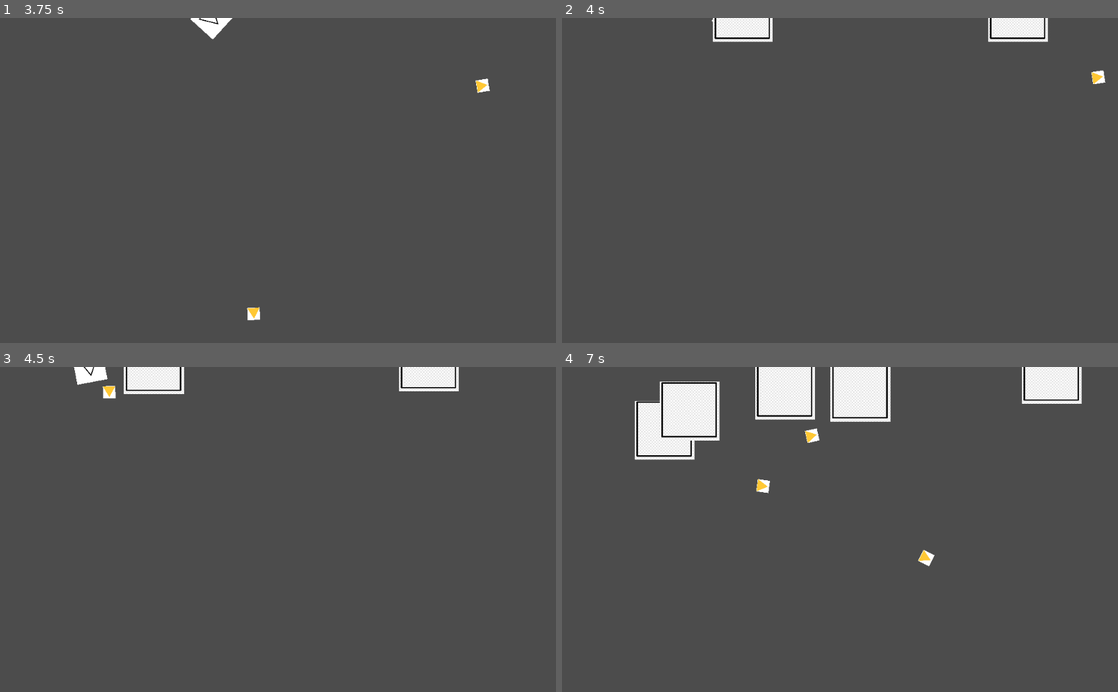
Above: before the commit, frames 1-4 (two rows, left to right).
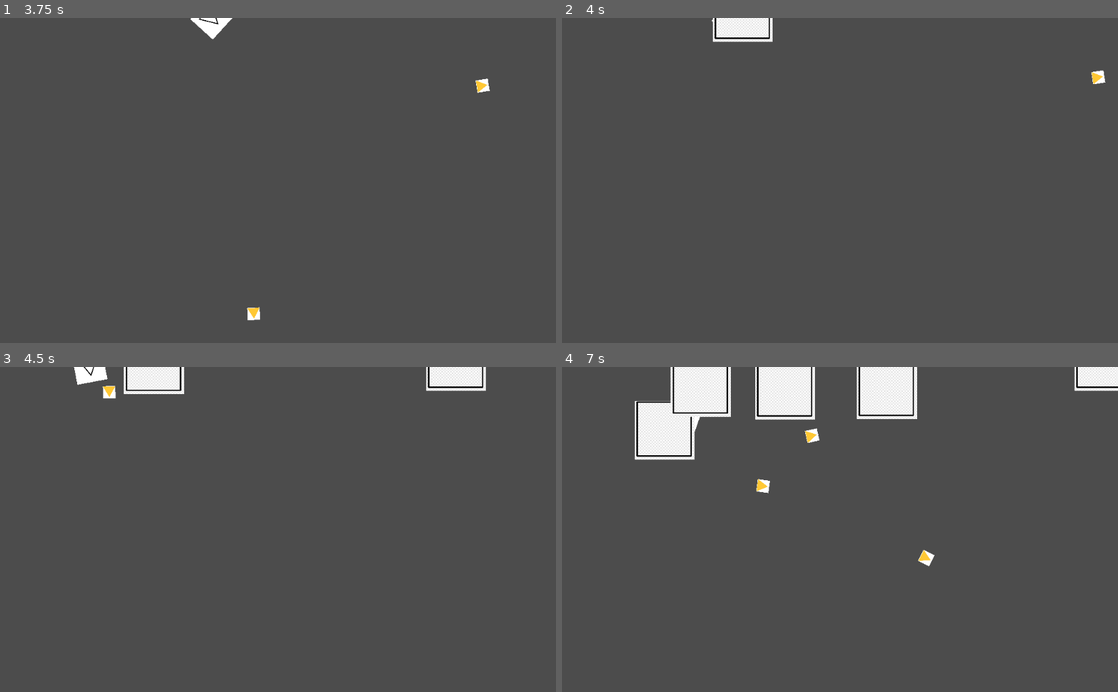
Above: after the commit, the same moments.

Repository: nahuel1558/Shooter2D
Game: Godot game, scene res://Scenes/Main.tscn
Same seed, same stepped clock (60 frames per second), same inputs: the game is played once before the commit and once after it.
Inputs (mouse positions are in pixels of both pictures, inside the frame that each line leads up to):
- Up to frame 1 (3.75 s): tap Enter at 0.5 s; move the mouse to (400, 164) at 0.52 s; hold Right (ui_right) 0.53-1.28 s; click (400, 164) at 0.6 s; move the mouse to (166, 196) at 1.27 s; hold Down (ui_down) 1.28-2.03 s; click (166, 196) at 1.35 s; move the mouse to (333, 109) at 2.02 s; hold Right (ui_right) 2.03-2.78 s; click (333, 109) at 2.1 s; move the mouse to (250, 245) at 2.77 s; hold Up (ui_up) 2.78-3.53 s; click (250, 245) at 2.85 s; move the mouse to (444, 229) at 3.52 s; hold Left (ui_left) from 3.53 s (still down); click (444, 229) at 3.6 s
- Up to frame 2 (4 s): keep holding Left (ui_left)
- Up to frame 3 (4.5 s): keep holding Left (ui_left); move the mouse to (111, 480) at 4.27 s; click (111, 480) at 4.35 s
- Up to frame 4 (7 s): move the mouse to (867, 529) at 5.02 s; release Left (ui_left) at 5.03 s; hold Down (ui_down) 5.03-5.78 s; click (867, 529) at 5.1 s; move the mouse to (756, 448) at 5.77 s; hold Right (ui_right) 5.78-6.53 s; click (756, 448) at 5.85 s; move the mouse to (962, 513) at 6.52 s; hold Up (ui_up) from 6.53 s (still down); click (962, 513) at 6.6 s

Frame 1 is identical in both runs. In frame 2, 0.8% of the frame differs, in the area x 76-88%, y 0-8%; in frame 3, 0.8%; in frame 4, 4.9%, in the area x 17-100%, y 0-23%.

Commit message:
Se cambio el extend de los Enemy

Diff:
--- a/Juego/Scenes/BulletEnemy.tscn
+++ b/Juego/Scenes/BulletEnemy.tscn
@@ -20,4 +20,7 @@
 position = Vector2( 72.5, 73.25 )
 shape = SubResource( 1 )
 
+[node name="VisibilityNotifier2D" type="VisibilityNotifier2D" parent="."]
+
 [connection signal="body_entered" from="." to="." method="_on_BulletEnemy_body_entered"]
+[connection signal="screen_exited" from="VisibilityNotifier2D" to="." method="_on_VisibilityNotifier2D_screen_exited"]
--- a/Juego/Scenes/EnemyBasic.tscn
+++ b/Juego/Scenes/EnemyBasic.tscn
@@ -17,5 +17,7 @@
 position = Vector2( -1, -2 )
 shape = SubResource( 1 )
 
+[node name="VisibilityNotifier2D" type="VisibilityNotifier2D" parent="."]
+
 [connection signal="area_entered" from="." to="." method="_on_EnemyBasic_area_entered"]
-[connection signal="body_entered" from="." to="." method="_on_EnemyBasic_body_entered"]
+[connection signal="screen_exited" from="VisibilityNotifier2D" to="." method="_on_VisibilityNotifier2D_screen_exited"]
--- a/Juego/Scenes/Main.tscn
+++ b/Juego/Scenes/Main.tscn
@@ -14,4 +14,4 @@
 margin_right = 40.0
 margin_bottom = 14.0
 
-[node name="enemies" type="Node2D" parent="."]
+[node name="Enemies" type="Node2D" parent="."]
--- a/Juego/Scripts/BulletEnemy.gd
+++ b/Juego/Scripts/BulletEnemy.gd
@@ -6,11 +6,10 @@
 
 func _ready():
 	add_to_group("enemy_bullets")
+	set_velocity(Vector2(cos(rotation), sin(rotation)) * speed)
 
 func _process(delta):
 	position += velocity * delta
-	if position.x < -10 or position.x > get_viewport_rect().size.x + 10 or position.y < -10 or position.y > get_viewport_rect().size.y + 10:
-		queue_free()
 
 func set_velocity(new_velocity):
 	velocity = new_velocity
@@ -19,3 +18,6 @@
 	if body.is_in_group("player"):
 		body.take_damage(damage)
 		queue_free()
+
+func _on_VisibilityNotifier2D_screen_exited():
+	queue_free()
--- a/Juego/Scripts/EnemyBasic.gd
+++ b/Juego/Scripts/EnemyBasic.gd
@@ -1,6 +1,6 @@
 extends Area2D
 
-export (int) var speed = 100
+var speed = 100
 export (int) var health = 10
 var player
 
@@ -22,3 +22,6 @@
 	health -= damage_bullet
 	if health <= 0:
 		queue_free()
+
+func _on_VisibilityNotifier2D_screen_exited():
+	queue_free()
--- a/Juego/Scripts/EnemyRanged.gd
+++ b/Juego/Scripts/EnemyRanged.gd
@@ -1,15 +1,12 @@
-extends Area2D
+extends "res://Scripts/EnemyBasic.gd"
 
-export (int) var speed = 80
-export (int) var health = 5
 export (PackedScene) var bullet_enemy_scene
-var player
 
 func _ready():
 	player = get_tree().root.get_node("Main/Player")
 	add_to_group("enemies")
+	shoot()
 	yield(get_tree().create_timer(5.0), "timeout")
-	shoot()
 
 func _process(delta):
 	if player:
--- a/Juego/Scripts/Main.gd
+++ b/Juego/Scripts/Main.gd
@@ -2,7 +2,7 @@
 
 export (PackedScene) var enemy_spawner_scene
 var enemy_spawner
-export (float) var spawn_interval = 2.0
+export (float) var spawn_interval = 2.5
 var time_passed = 0
 var score = 0
 
@@ -17,4 +17,4 @@
 
 func spawn_enemy():
 	enemy_spawner = enemy_spawner_scene.instance()
-	$enemies.add_child(enemy_spawner)
+	$Enemies.add_child(enemy_spawner)
